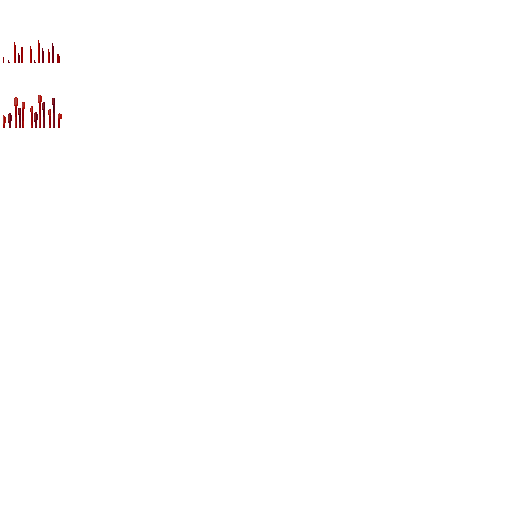
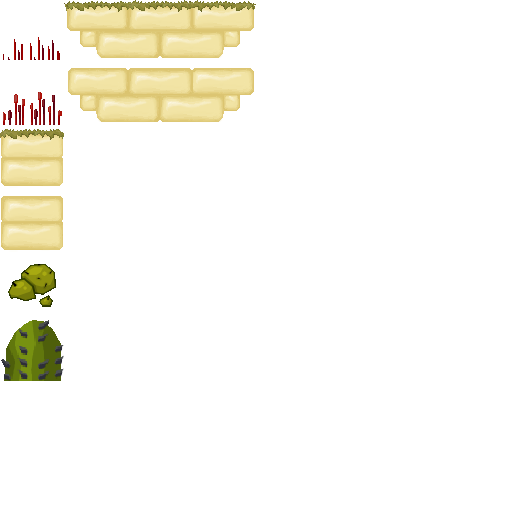
Layers edited between the first and the second 512 × 512 image:
renamed "Layer 1" to "Layer 2", painted on it over [0, 0, 256, 381]
